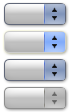
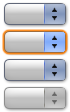
Comparing the layer stacks of the two 70px x 112px images. Changes:
pixels changed over (x1=2, y1=29, x2=68, y2=55) (layer not identified)
